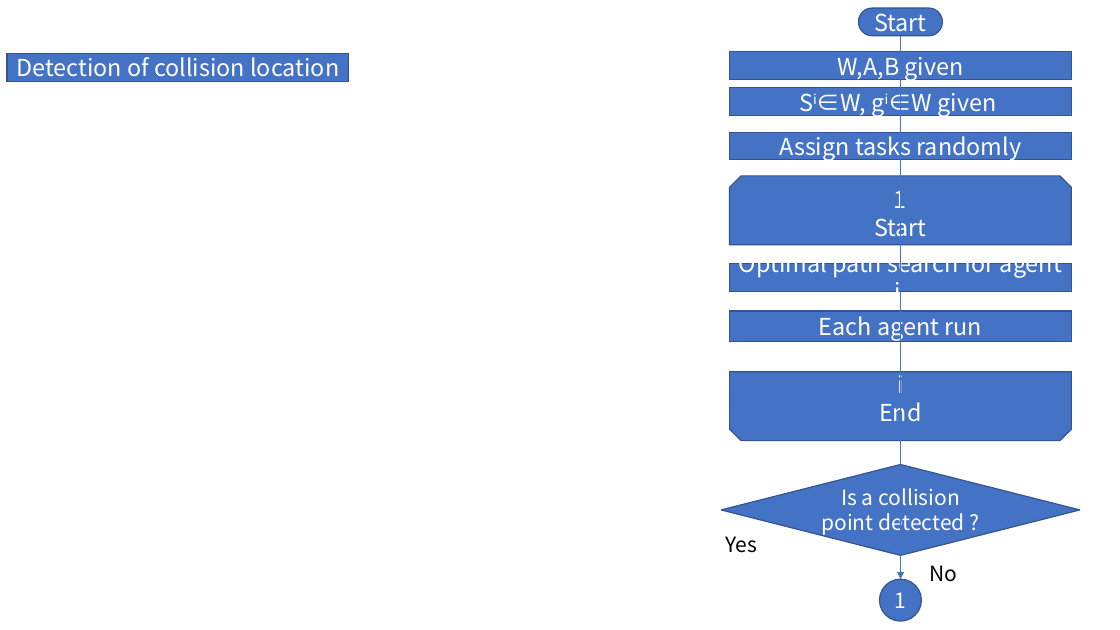
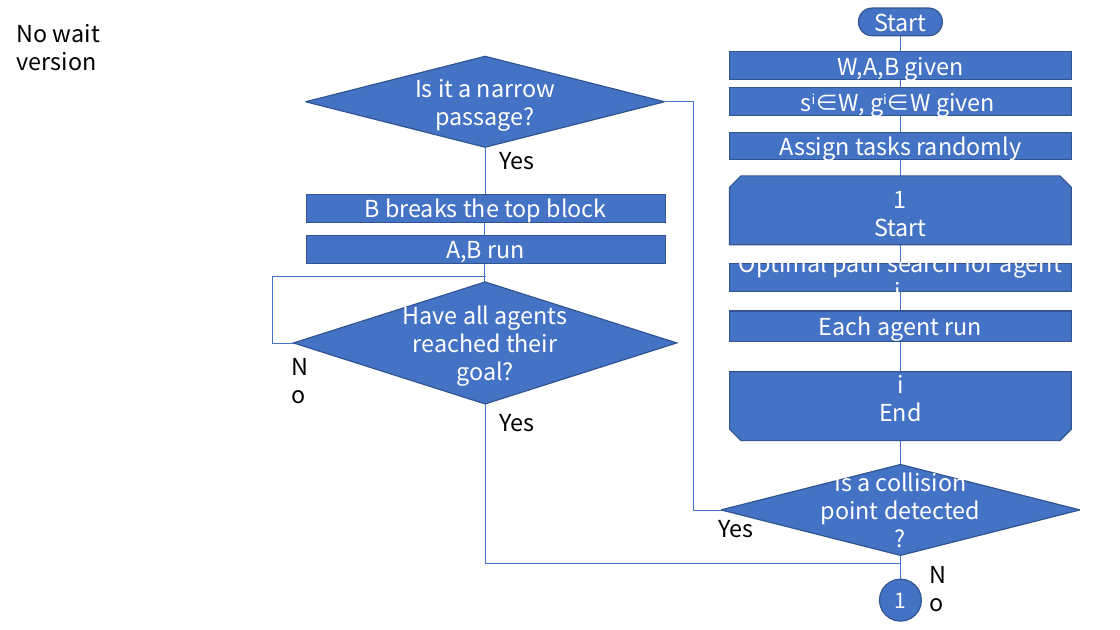
Before and after one commit to mayo233/passing_each_other, a slide deck: slide 1 of すれ違い回避_2台.pptx. Drawn at 1120x630 pixels with LibreOffice and Linux fonts; fonts in the diff are those of the drawing. Boxes give left, top, right and bottom in pixels: in the first picture for what was removed or moved away, otherwise in the second. Text is boxed around its words. In the diff, an @@ line names an element or a change of style, - is before the commit and + after.

```diff
--- a/すれ違い回避_2台.pptx
+++ b/すれ違い回避_2台.pptx
@@ text added at (17,24,100,71), 20 pt, text #000000 @@
+No wait version
@@ rectangle removed at (7,54,349,82) @@
-Detection of collision location
@@ diamond added at (306,56,665,147), fill #4472C4, outline #325491 1 pt, 20 pt, text #FFFFFF @@
+Is it a narrow passage?
@@ arrow (901, 36) - (901, 580): arrow to line @@
@@ text in rectangle at (815,87,995,117): text changed @@
-Si∈W, gi∈W given
+si∈W, gi∈W given
@@ elbow line added from (721, 510) to (665, 102), #4472C4 0.5 pt @@
@@ elbow line added from (485, 282) to (486, 148), #4472C4 0.5 pt @@
@@ text added at (499,152,534,170), 20 pt, text #000000 @@
+Yes
@@ rectangle added at (307,195,665,223), fill #4472C4, outline #325491 1 pt, 20 pt, text #FFFFFF @@
+B breaks the top block
@@ rectangle added at (307,235,665,263), fill #4472C4, outline #325491 1 pt, 20 pt, text #FFFFFF @@
+A,B run
@@ elbow line added from (486, 276) to (293, 343), #4472C4 0.5 pt @@
@@ diamond added at (293,282,676,404), fill #4472C4, outline #325491 1 pt, 20 pt, text #FFFFFF @@
+Have all agents reached their goal?
@@ text added at (284,348,328,385), 20 pt, text #000000 @@
+No
@@ elbow line added from (901, 564) to (486, 404), #4472C4 0.5 pt @@
@@ text added at (499,414,534,432), 20 pt, text #000000 @@
+Yes
@@ size 18 to 20 pt in 3 elements at (721,465,1080,555), (922,556,965,593), (719,513,754,538) @@
@@ text "Yes": place and size @@
-text "Yes" at (726,536,758,553)
+text "Yes" at (719,513,754,538)
```
Also in this commit, not shown: 3 other slides changed.
